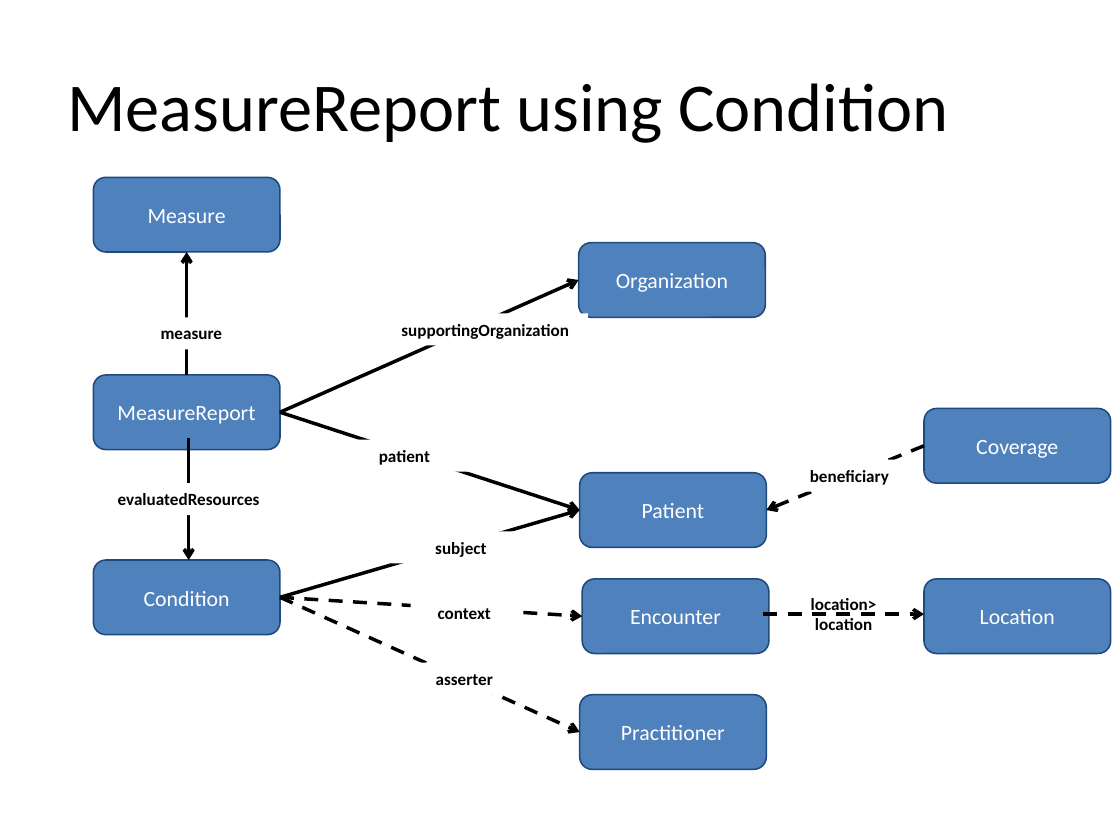
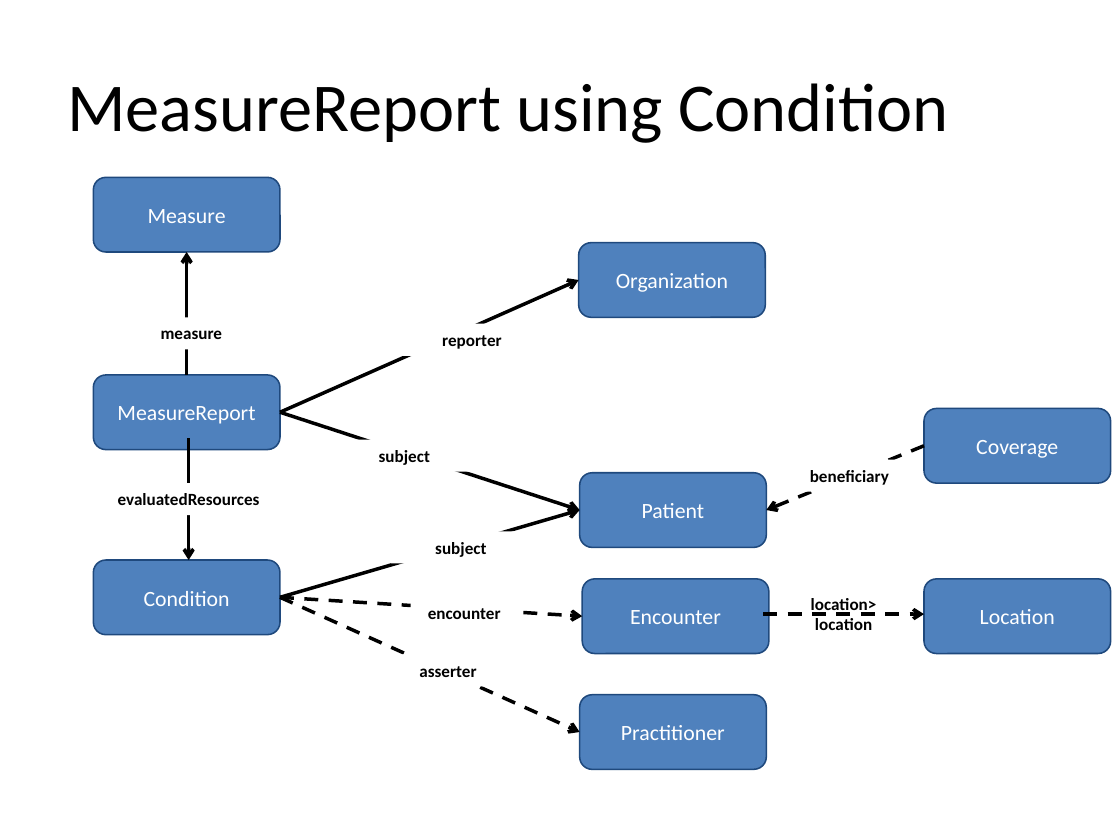
Before and after one commit to HL7/davinci-deqm, a slide deck: slide 11 of input/images/source/DEQM Resource Diagram - COL.pptx. Drawn at 1120x840 pixels with LibreOffice and Linux fonts; fonts in the diff are those of the drawing. Boxes give left, top, right and bottom in pixels: in the first picture for what was removed or moved away, otherwise in the second. Text is boxed around its words. In the diff, an @@ line names an element or a change of style, - is before the commit and + after.

```diff
--- a/input/images/source/DEQM Resource Diagram - COL.pptx
+++ b/input/images/source/DEQM Resource Diagram - COL.pptx
@@ text at (x1=442, y1=335, x2=501, y2=349): text changed @@
-supportingOrganization
+reporter
@@ text at (x1=379, y1=450, x2=430, y2=465): text changed @@
-patient
+subject
@@ text at (x1=428, y1=608, x2=501, y2=619): text changed @@
-context
+encounter
@@ text "asserter" moved from (x1=436, y1=674, x2=493, y2=685) to (x1=419, y1=666, x2=476, y2=677) @@
```
Also in this commit, not shown: 3 other slides changed, 5 other files.
